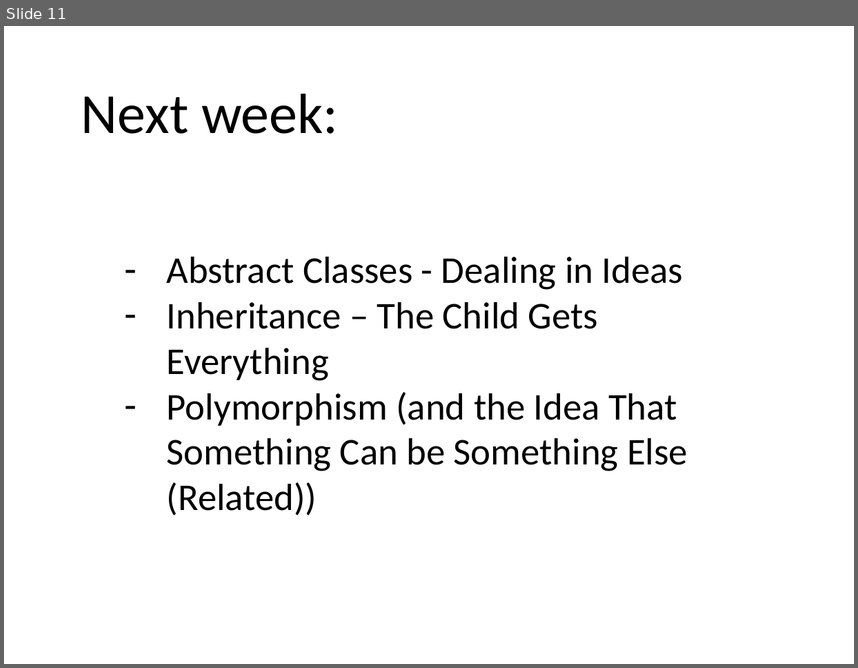
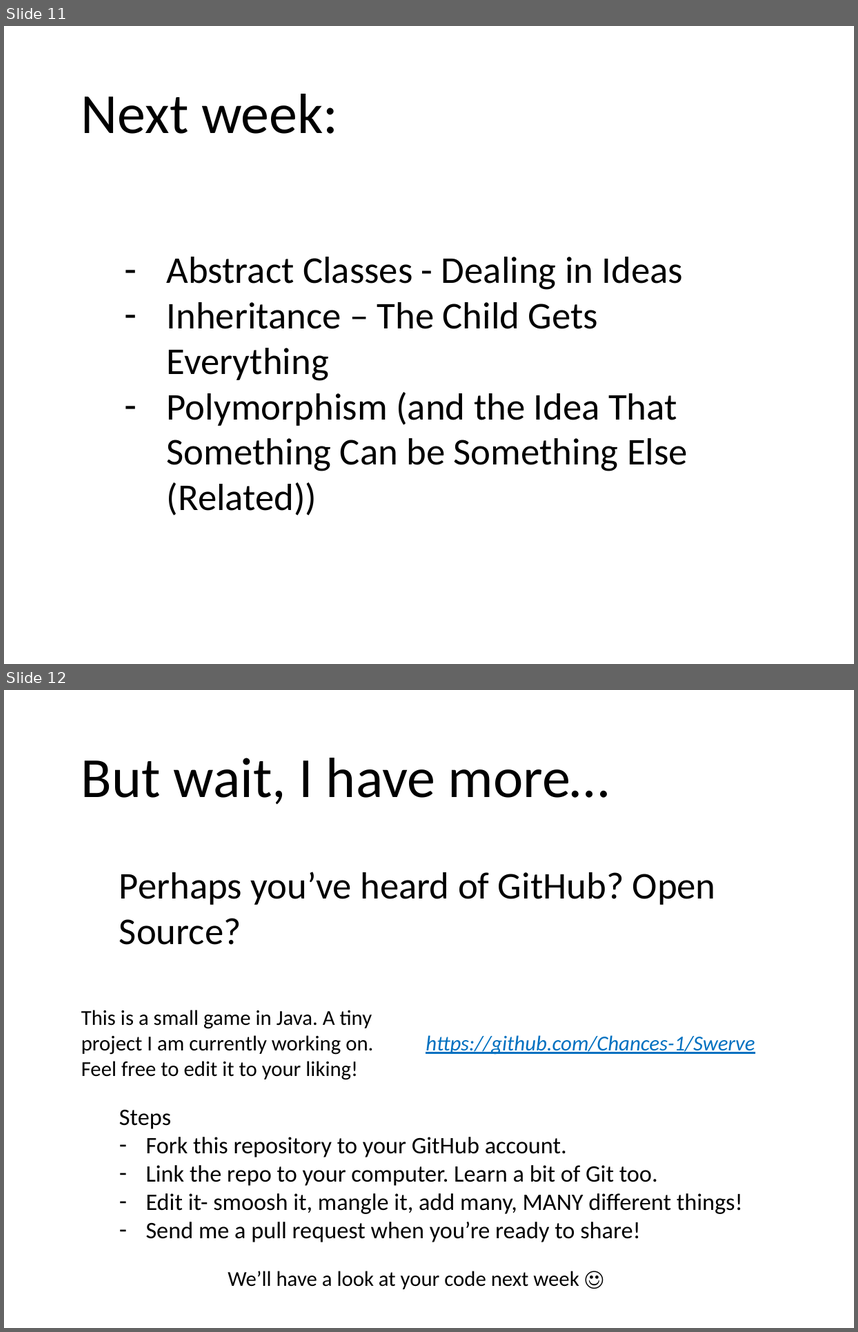
Before and after one commit to Chances-1/Swerve, a slide deck: Java_Class_23rd_Nov.pptx. Shown one above the other, each under a label of ours: slide 11 before the commit, slides 11 and 12 after it. The pictures are 858x668 and 858x1332 pixels, drawn with LibreOffice and Linux fonts; fonts in the diff are those of the drawing. Boxes give left, top, right and bottom in pixels: in the first picture for what was removed or moved away, otherwise in the second. Text is boxed around its words. In the diff, an @@ line names an element or a change of style, - is before the commit and + after.

```diff
--- a/Java_Class_23rd_Nov.pptx
+++ b/Java_Class_23rd_Nov.pptx
@@ slide 12 added at box(4, 690, 854, 1328), background #FFFFFF @@
@@ text added at box(81, 758, 610, 805), 48 pt, text #000000 @@
+But wait, I have more…
@@ text added at box(119, 871, 716, 945), 32 pt, text #000000 @@
+Perhaps you’ve heard of GitHub? Open Source?
@@ text added at box(81, 1009, 373, 1080), 18 pt, text #000000 @@
+This is a small game in Java. A tiny project I am currently working on. Feel free to edit it to your liking!
@@ text added at box(426, 1035, 755, 1054), 18 pt, text #0070C0, italic, underline @@
+https://github.com/Chances-1/Swerve
@@ text added at box(119, 1109, 743, 1242), 20 pt, text #000000 @@
+Steps
+– Fork this repository to your GitHub account.
+– Link the repo to your computer. Learn a bit of Git too.
+– Edit it- smoosh it, mangle it, add many, MANY different things!
+– Send me a pull request when you’re ready to share!
@@ text added at box(228, 1270, 579, 1289), 18 pt, text #000000 @@
+We’ll have a look at your code next week ☺
```
Also in this commit, not shown: 2 slides changed.
